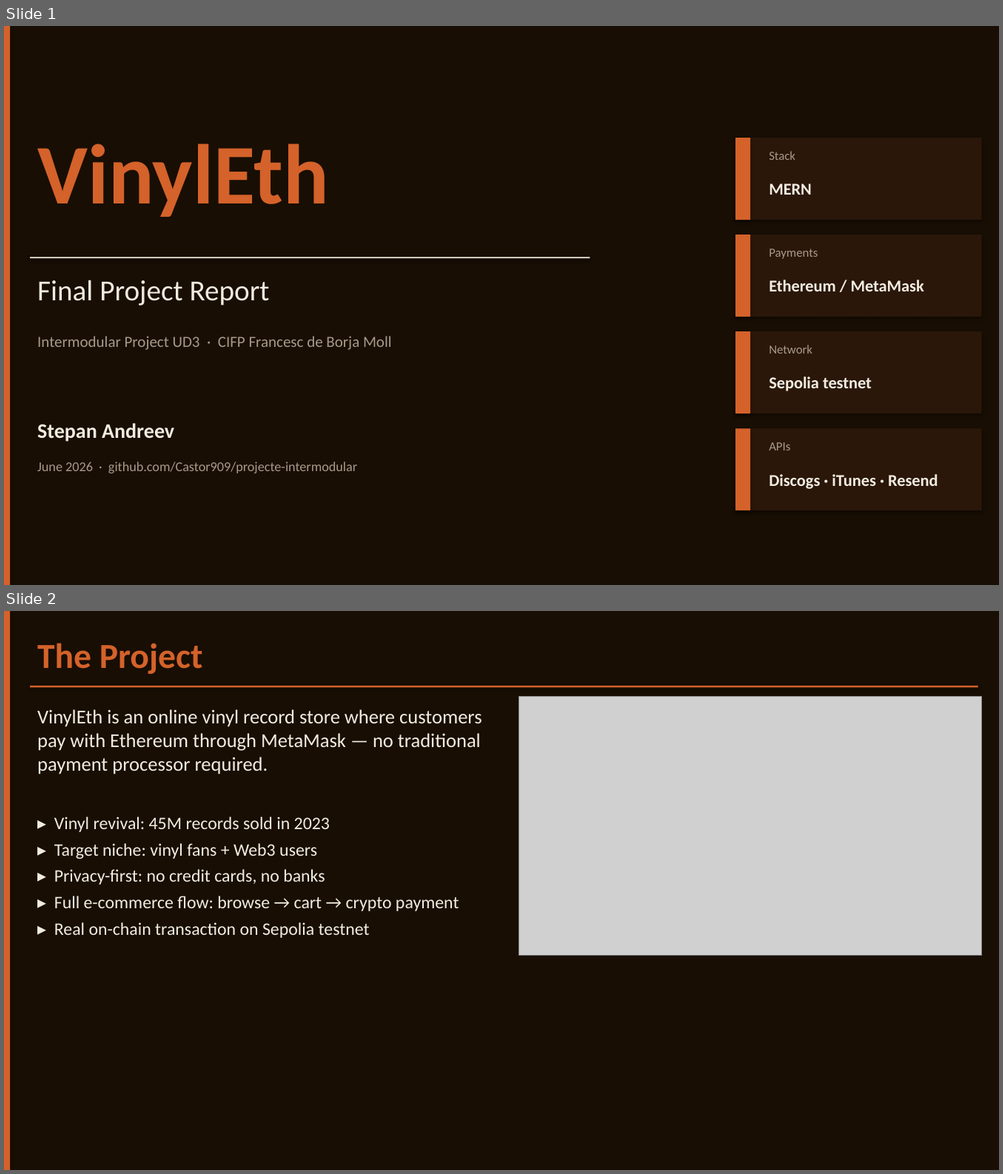
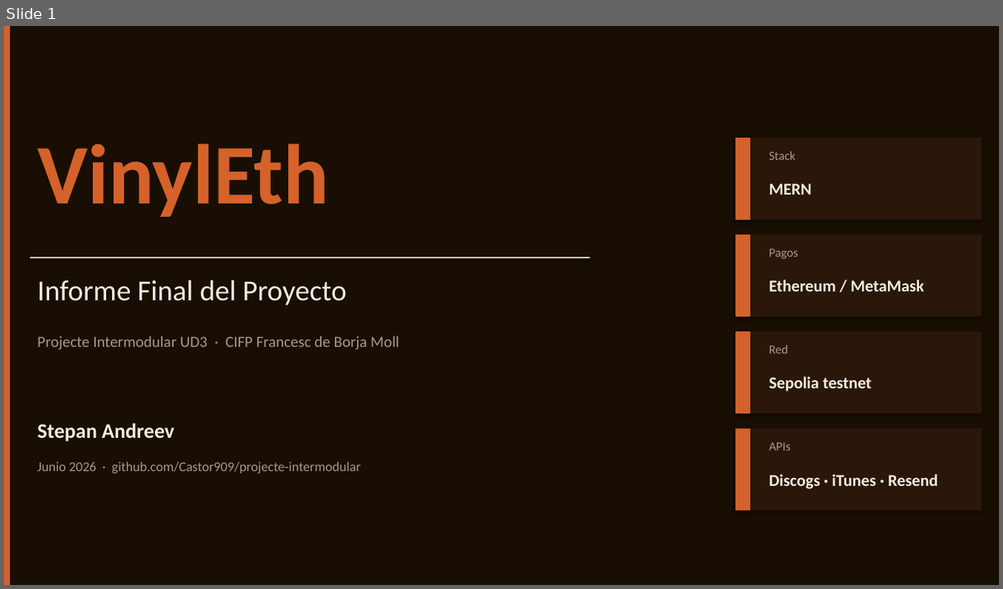
Before and after one commit to Castor909/projecte-intermodular, a slide deck: docs/VinylEth_Presentation.pptx. Shown one above the other, each under a label of ours: slides 1 and 2 before the commit, slide 1 after it. The pictures are 1003x1174 and 1003x589 pixels, drawn with LibreOffice and Linux fonts; fonts in the diff are those of the drawing; grey boxes stand for pictures. Boxes give left, top, right and bottom in pixels: in the first picture for what was removed or moved away, otherwise in the second. Text is boxed around its words. In the diff, an @@ line names an element or a change of style, - is before the commit and + after.

Commit message:
fix: update presentation text to Spanish for final project report

```diff
--- a/docs/VinylEth_Presentation.pptx
+++ b/docs/VinylEth_Presentation.pptx
@@ slide 2 removed at (x1=4, y1=611, x2=999, y2=1170), background #180E04 @@
@@ rectangle removed at (x1=4, y1=611, x2=10, y2=1170) @@
@@ text removed at (x1=37, y1=643, x2=203, y2=674) @@
-The Project
@@ rectangle removed at (x1=30, y1=686, x2=978, y2=688) @@
@@ picture removed at (x1=519, y1=697, x2=982, y2=956) @@
@@ text removed at (x1=37, y1=709, x2=482, y2=775) @@
-VinylEth is an online vinyl record store where customers pay with Ethereum through MetaMask — no traditional payment processor required.
@@ text removed at (x1=54, y1=817, x2=459, y2=938) @@
-▸ Vinyl revival: 45M records sold in 2023
-▸ Target niche: vinyl fans + Web3 users
-▸ Privacy-first: no credit cards, no banks
-▸ Full e-commerce flow: browse → cart → crypto payment
-▸ Real on-chain transaction on Sepolia testnet
@@ slide 1 changed as well @@
@@ text at (x1=768, y1=249, x2=798, y2=259): text changed @@
-Payments
+Pagos
@@ text at (x1=37, y1=280, x2=346, y2=306): text changed @@
-Final Project Report
+Informe Final del Proyecto
@@ text at (x1=37, y1=336, x2=399, y2=350): text changed @@
-Intermodular Project UD3 · CIFP Francesc de Borja Moll
+Projecte Intermodular UD3 · CIFP Francesc de Borja Moll
@@ text at (x1=768, y1=345, x2=788, y2=354): text changed @@
-Network
+Red
@@ text at (x1=37, y1=462, x2=361, y2=474): text changed @@
-June 2026 · github.com/Castor909/projecte-intermodular
+Junio 2026 · github.com/Castor909/projecte-intermodular
```
Also in this commit, not shown: 9 other slides changed, 2 slides added, 1 other slide removed, 1 other file.
